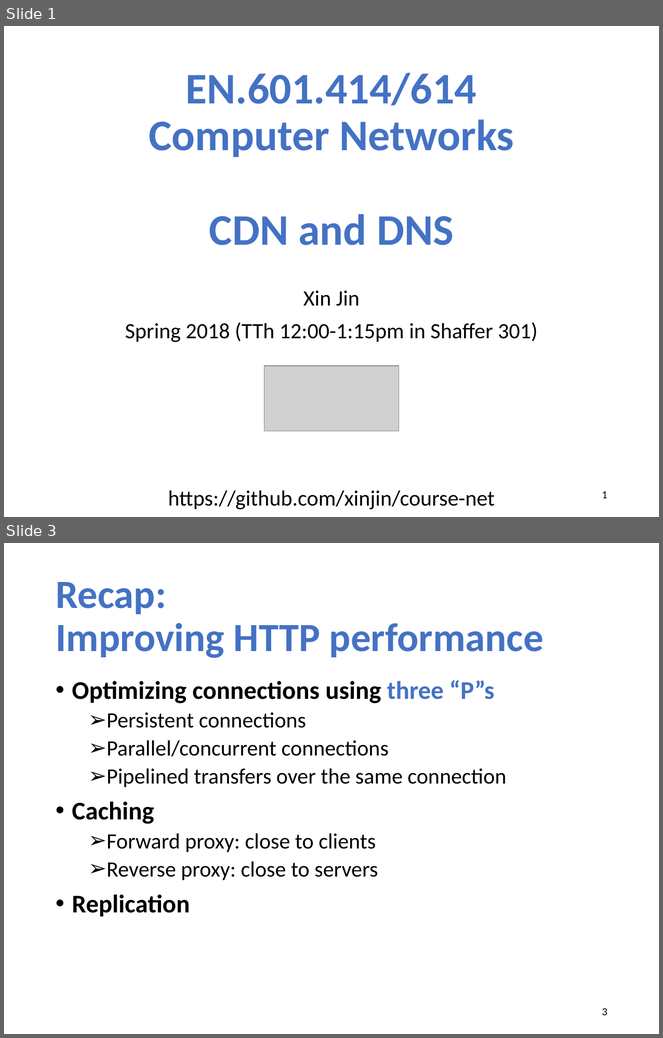
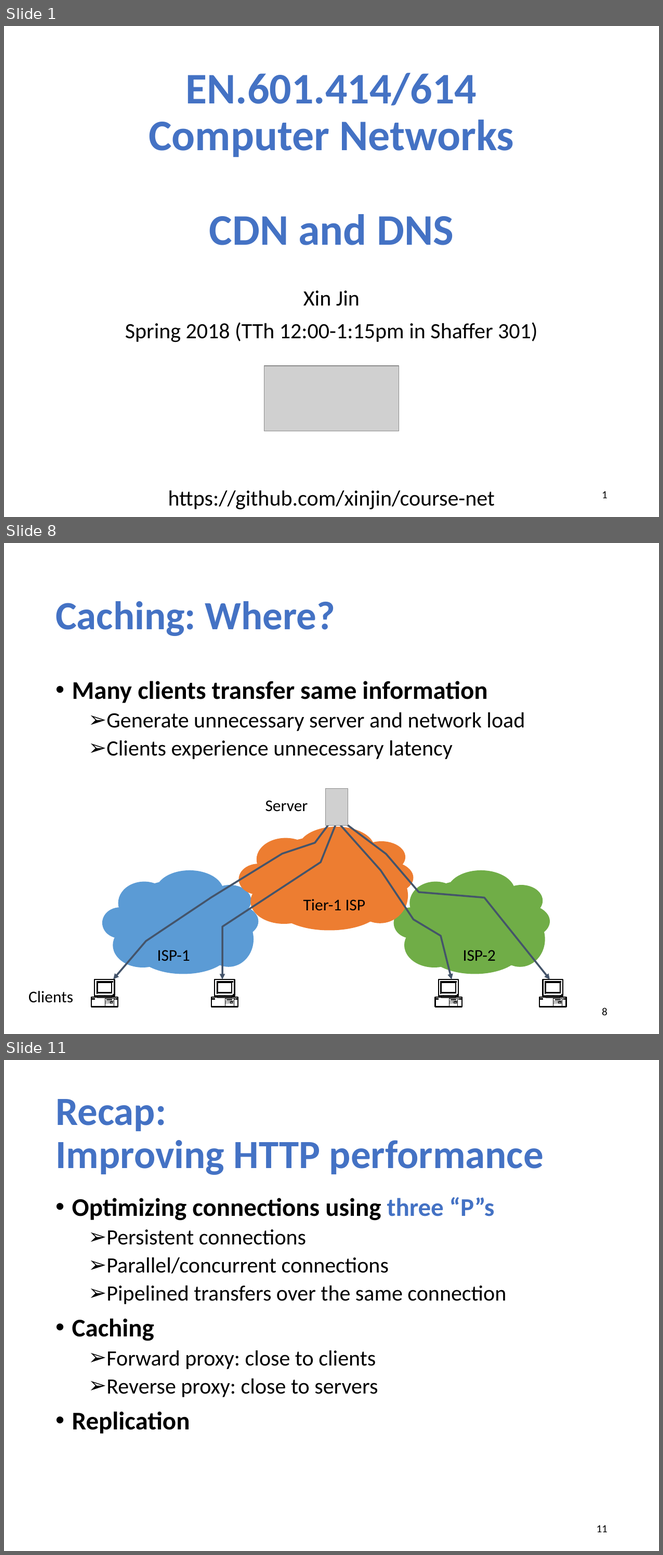
Before and after one commit to xinjin/course-net, a slide deck: slides/lec05_cdn.pptx. Shown one above the other, each under a label of ours: slides 1 and 3 before the commit, slides 1, 8 and 11 after it; the slides between them are not shown. The pictures are 663x1038 and 663x1555 pixels, drawn with LibreOffice and Linux fonts; fonts in the diff are those of the drawing; grey boxes stand for pictures. Boxes give left, top, right and bottom in pixels: in the first picture for what was removed or moved away, otherwise in the second. Text is boxed around its words. In the diff, an @@ line names an element or a change of style, - is before the commit and + after.

```diff
--- a/slides/lec05_cdn.pptx
+++ b/slides/lec05_cdn.pptx
@@ slide 8 added at bbox=[4, 543, 659, 1034], background #FFFFFF @@
@@ title added at bbox=[55, 601, 336, 636], 44 pt, text #4472C4, bold @@
+Caching: Where?
@@ text added at bbox=[72, 681, 525, 759], 24 pt, text #000000 @@
+• Many clients transfer same information
+  ➢ Generate unnecessary server and network load
+  ➢ Clients experience unnecessary latency
@@ picture added at bbox=[326, 788, 348, 825] @@
@@ text added at bbox=[266, 800, 308, 812], 18 pt, text #000000 @@
+Server
@@ freeform shape added at bbox=[113, 821, 332, 979], outline #44546A 2 pt @@
@@ freeform shape added at bbox=[222, 822, 337, 980], outline #44546A 2 pt @@
@@ freeform shape added at bbox=[337, 822, 452, 980], outline #44546A 2 pt @@
@@ freeform shape added at bbox=[343, 822, 551, 980], outline #44546A 2 pt @@
@@ group added at bbox=[239, 827, 414, 931]: 9 ellipses @@
@@ group added at bbox=[102, 871, 259, 975]: 9 ellipses @@
@@ group added at bbox=[394, 871, 551, 975]: 9 ellipses @@
@@ text added at bbox=[304, 899, 366, 911], 18 pt, text #000000 @@
+Tier-1 ISP
@@ text added at bbox=[157, 950, 190, 962], 18 pt, text #000000 @@
+ISP-1
@@ text added at bbox=[463, 950, 496, 961], 18 pt, text #000000 @@
+ISP-2
@@ text added at bbox=[28, 991, 73, 1003], 18 pt, text #000000 @@
+Clients
@@ group added at bbox=[91, 980, 118, 1007]: 8 lines, 3 freeform shapes, 1 rectangle @@
@@ group added at bbox=[211, 980, 239, 1007]: 8 lines, 3 freeform shapes, 1 rectangle @@
@@ group added at bbox=[435, 980, 462, 1007]: 8 lines, 3 freeform shapes, 1 rectangle @@
@@ group added at bbox=[540, 980, 567, 1007]: 8 lines, 3 freeform shapes, 1 rectangle @@
@@ page number added at bbox=[602, 1008, 608, 1016], 12 pt, text #000000 @@
+8
@@ what was slide 3 is now slide 11 @@
@@ page number at bbox=[597, 1525, 608, 1533]: text changed @@
-3
+11
```
Also in this commit, not shown: 1 slide changed, 7 other slides added, 2 other files.
